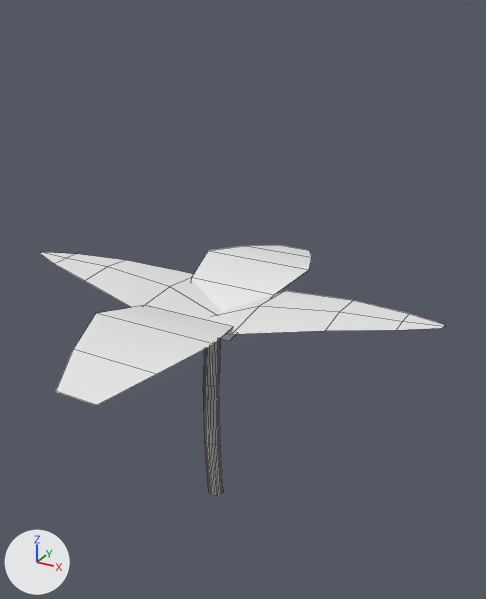
An edit to the FBX model Models/Plants/Stage1Sativa.fbx, drawn before and after from the same camera.
Both versions are drawn from a camera (50 mm lens) standing at (0.156, -0.252, 0.247) and looking at (0.013, 0.006, 0.118). Arrows for +X, +Y and +Z are at lower left; the lights stay in place. The older version comes first. Mesh edges are drawn as thin lines. Materials are left out; every surface is plain grey.

In view in the first picture: 'Stage1Sativa'.
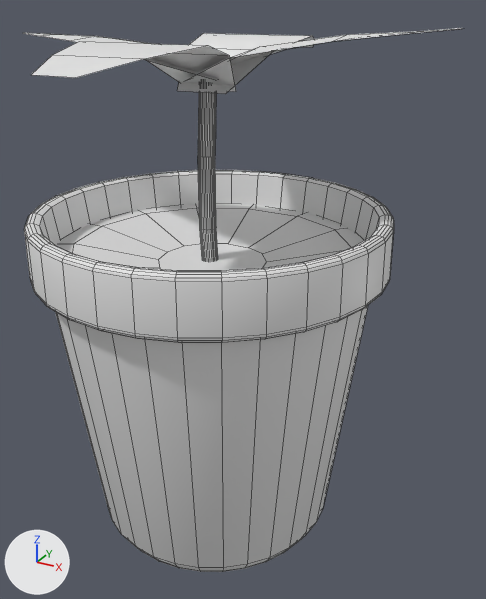
What changed in the scene script:
```text
Change me_cylinder_002:
    used by ob_stage1sativa; location = (0.0, 0.0, 0.0)
    remove me_cylinder_002.from_pydata(...)  # 178 vertices, 122 faces; spans x -0.109..0.109, y -0.096..0.096, z 0.0..0.128
    add me_cylinder_002.from_pydata(...)  # 732 vertices, 633 faces; spans x -0.102..0.102, y -0.089..0.089, z 0.0..0.24
    me_cylinder_002 part 1: the loose piece of 128 vertices spanning x -0.006..0.002, y -0.004..0.007, z 0.0..0.107 is scaled about its middle by 0.936, then moved by (0.0, 0.0, 0.116)
    me_cylinder_002 part 2: the loose piece of 15 vertices spanning x -0.109..0.008, y -0.026..0.028, z 0.105..0.123 is scaled about its middle by 0.936, then moved by (0.003, 0.0, 0.112)
    me_cylinder_002 part 3: the loose piece of 15 vertices spanning x -0.007..0.109, y -0.027..0.027, z 0.105..0.128 is scaled about its middle by 0.936, then moved by (-0.003, 0.0, 0.112)
    me_cylinder_002 part 4: the loose piece of 10 vertices spanning x -0.031..0.03, y -0.096..0.005, z 0.1..0.122 is scaled about its middle by 0.936, then moved by (0.0, 0.003, 0.113)
    me_cylinder_002 part 5: the loose piece of 10 vertices spanning x -0.031..0.03, y -0.005..0.096, z 0.1..0.122 is scaled about its middle by 0.936, then moved by (0.0, -0.003, 0.113)
    me_cylinder_002 part 6: a new loose piece of 512 vertices spanning x -0.08..0.083, y -0.083..0.08, z 0.0..0.163
    me_cylinder_002 part 7: a new loose piece of 42 vertices spanning x -0.072..0.075, y -0.073..0.07, z 0.138..0.145
```

Pixel boxes (x1, y1, x2, y2) of what changed, in the pictures (486 x 599 px; the box of a moved part takes in the faces that stretch with it):
'Stage1Sativa', reshaped (8% wider, 116% taller)
    before: (40, 245, 445, 496)
    after: (24, 28, 462, 572)
part 1 of me_cylinder_002, moved or reshaped
    before: (203, 339, 223, 496)
    after: (198, 82, 218, 261)
part 2 of me_cylinder_002, moved or reshaped
    before: (40, 252, 222, 320)
    after: (25, 33, 218, 80)
part 3 of me_cylinder_002, moved or reshaped
    before: (208, 291, 445, 334)
    after: (185, 28, 462, 81)
part 4 of me_cylinder_002, moved or reshaped
    before: (56, 305, 232, 405)
    after: (31, 41, 236, 92)
part 5 of me_cylinder_002, moved or reshaped
    before: (192, 245, 312, 341)
    after: (177, 33, 314, 94)
part 6 of me_cylinder_002, added
    after: (24, 170, 394, 572)
part 7 of me_cylinder_002, added
    after: (57, 204, 364, 271)
